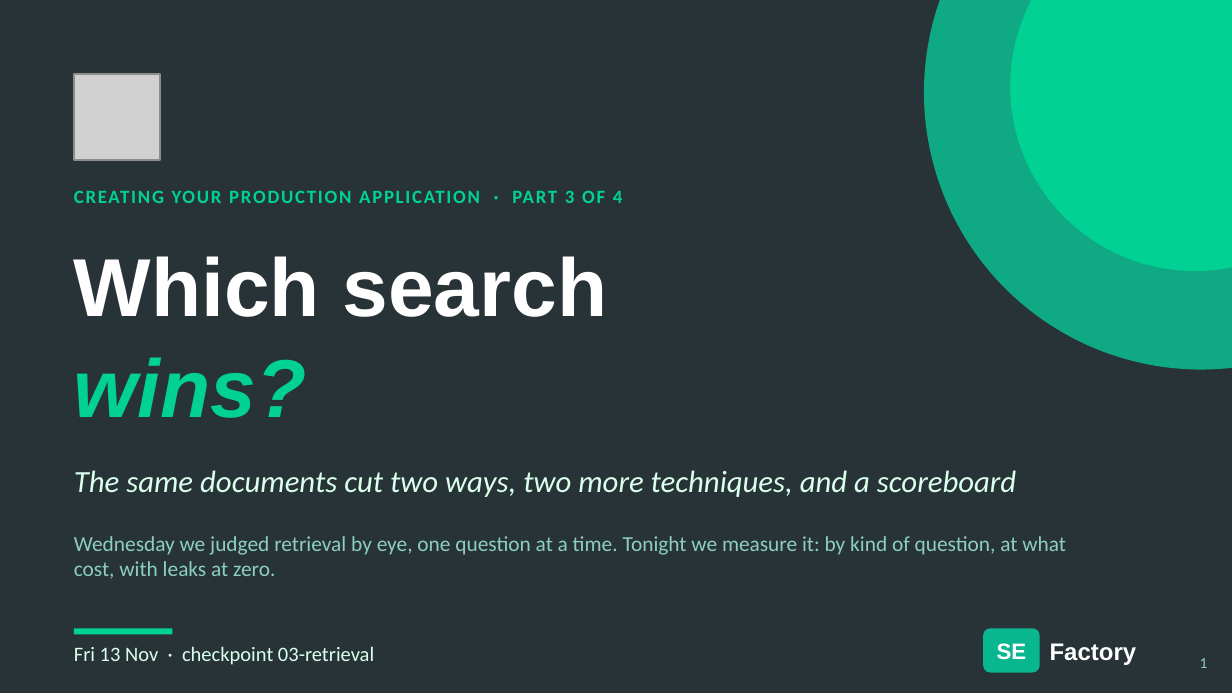
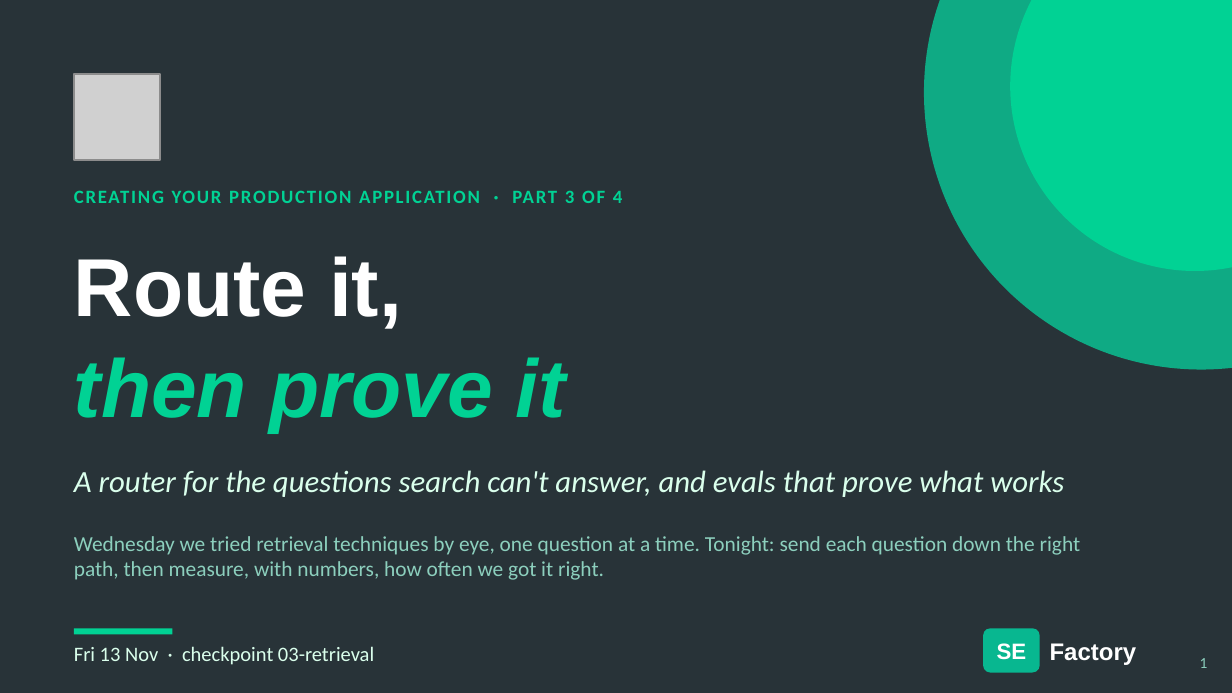
Before and after one commit to hasankanaan26/acme-desk, a slide deck: slide 1 of slides/part3-retrieval.pptx. Drawn at 1232x693 pixels with LibreOffice and Linux fonts; fonts in the diff are those of the drawing; grey boxes stand for pictures. Boxes give left, top, right and bottom in pixels: in the first picture for what was removed or moved away, otherwise in the second. Text is boxed around its words. In the diff, an @@ line names an element or a change of style, - is before the commit and + after.

```diff
--- a/slides/part3-retrieval.pptx
+++ b/slides/part3-retrieval.pptx
@@ text at (74, 256, 402, 329): text changed @@
-Which search
+Route it,
@@ text at (74, 357, 566, 432): text changed @@
-wins?
+then prove it
@@ text at (74, 470, 1064, 497): text changed @@
-The same documents cut two ways, two more techniques, and a scoreboard
+A router for the questions search can't answer, and evals that prove what works
@@ text at (74, 536, 1081, 580): text changed @@
-Wednesday we judged retrieval by eye, one question at a time. Tonight we measure it: by kind of question, at what cost, with leaks at zero.
+Wednesday we tried retrieval techniques by eye, one question at a time. Tonight: send each question down the right path, then measure, with numbers, how often we got it right.
```
Also in this commit, not shown: 21 other slides changed, 22 slides added, 16 slides removed, 48 other files.
